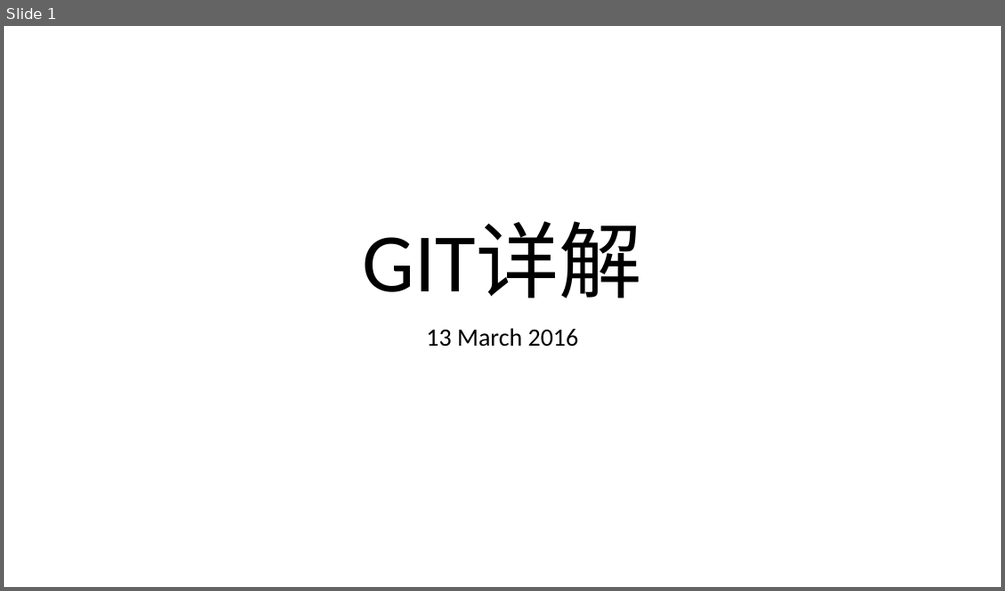
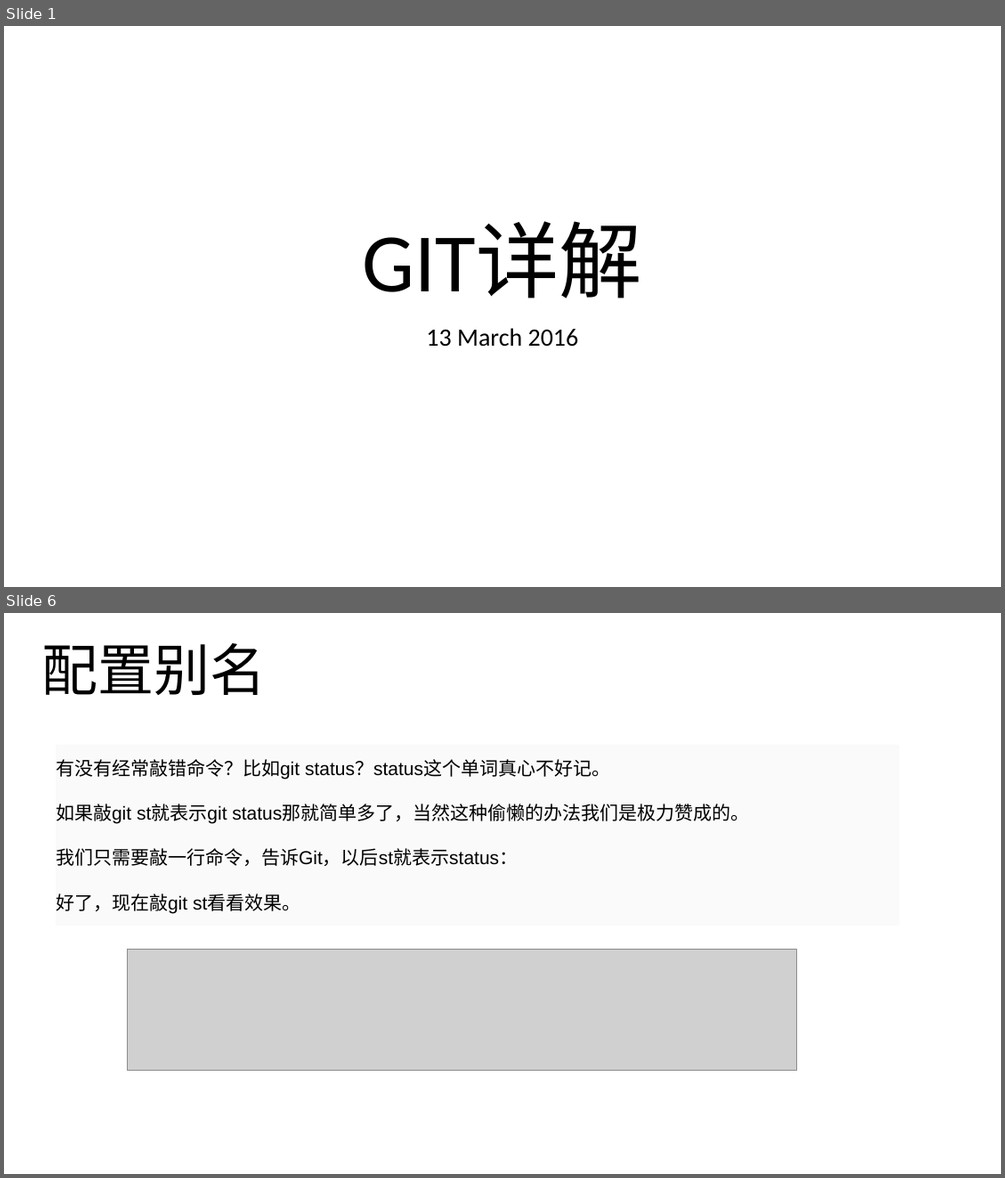
Before and after one commit to noprom/shandong, a slide deck: doc/ppt/husize.pptx. Shown one above the other, each under a label of ours: slide 1 before the commit, slides 1 and 6 after it; the slides between them are not shown. The pictures are 1005x591 and 1005x1178 pixels, drawn with LibreOffice and Linux fonts; fonts in the diff are those of the drawing; grey boxes stand for pictures. Boxes give left, top, right and bottom in pixels: in the first picture for what was removed or moved away, otherwise in the second. Text is boxed around its words. In the diff, an @@ line names an element or a change of style, - is before the commit and + after.

```diff
--- a/doc/ppt/husize.pptx
+++ b/doc/ppt/husize.pptx
@@ slide 6 added at (4, 613, 1001, 1174), background #FFFFFF @@
@@ title added at (42, 643, 267, 695), 54 pt, text #000000 @@
+配置别名
@@ subtitle added at (56, 759, 749, 914), 18 pt, text #000000 @@
+有没有经常敲错命令？比如git status？status这个单词真心不好记。
+如果敲git st就表示git status那就简单多了，当然这种偷懒的办法我们是极力赞成的。
+我们只需要敲一行命令，告诉Git，以后st就表示status：
+好了，现在敲git st看看效果。
@@ picture added at (128, 949, 797, 1070) @@
```
Also in this commit, not shown: 4 slides changed, 8 other slides added, 6 slides removed, 1 other file.
